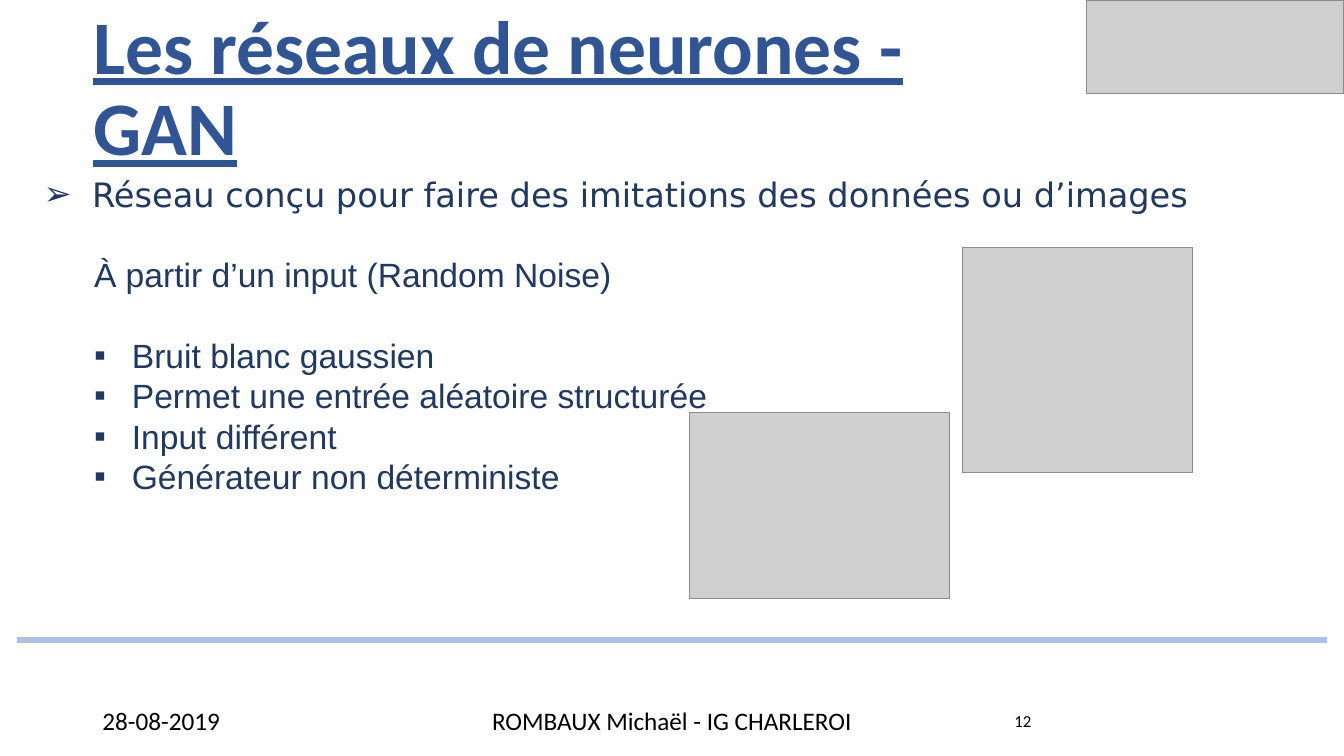
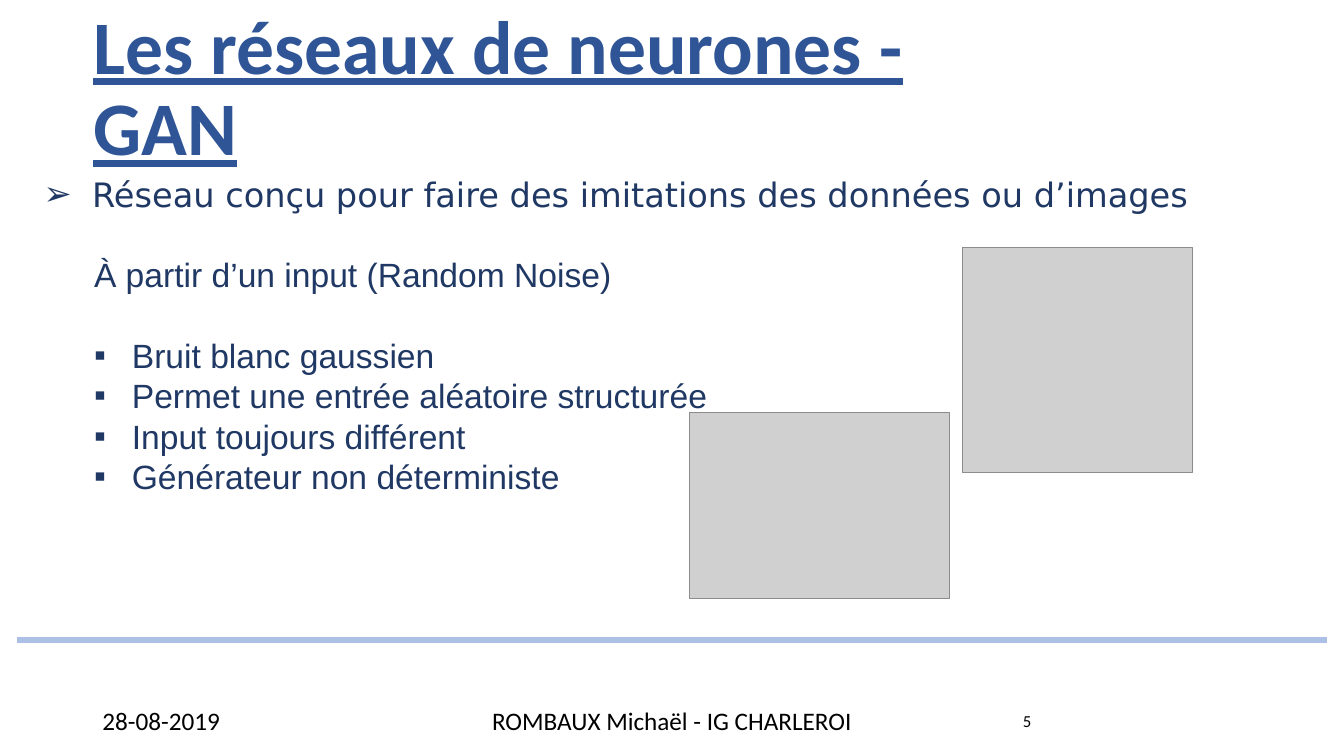
Before and after one commit to rombaux/PyTorch-GAN, a slide deck: slide 5 of assets/20190828_TFE.pptx (slide 12 before the commit). Drawn at 1344x756 pixels with LibreOffice and Linux fonts; fonts in the diff are those of the drawing; grey boxes stand for pictures; background and template pictures are left out. Boxes give left, top, right and bottom in pixels: in the first picture for what was removed or moved away, otherwise in the second. Text is boxed around its words. In the diff, an @@ line names an element or a change of style, - is before the commit and + after.

```diff
--- a/assets/20190828_TFE.pptx
+++ b/assets/20190828_TFE.pptx
@@ picture removed at bbox=[1087, 0, 1344, 94] @@
@@ text at bbox=[132, 424, 466, 456]: text changed @@
-  ▪ Input différent
+  ▪ Input toujours différent
@@ page number at bbox=[1023, 716, 1031, 727]: text changed @@
-12
+5
```
Also in this commit, not shown: 14 other slides changed.
